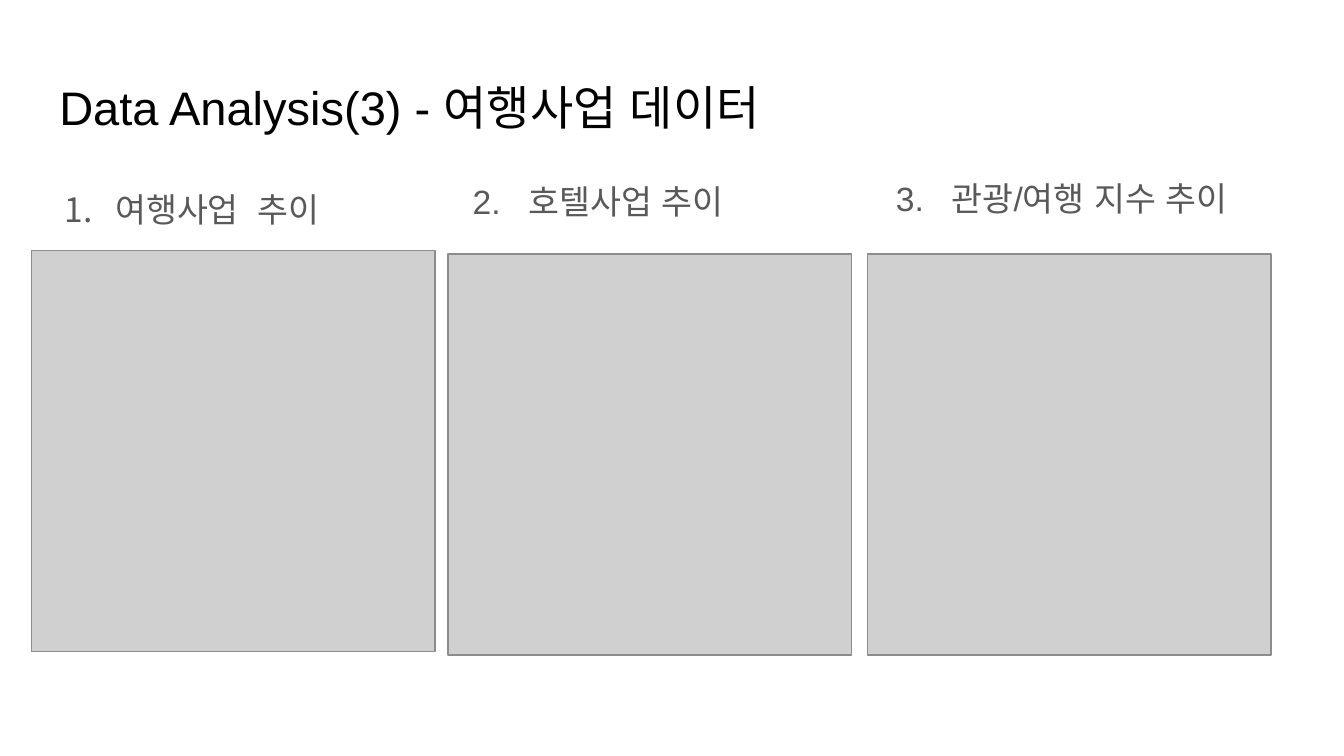
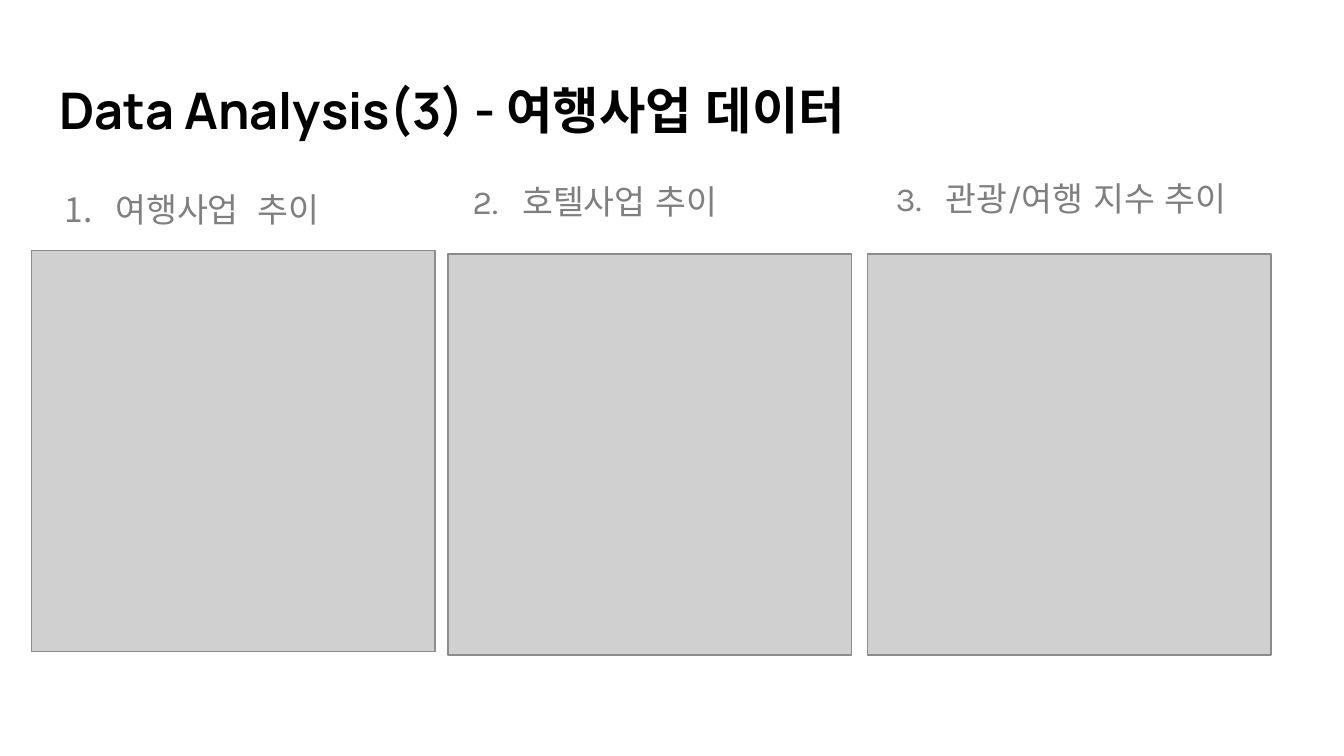
Before and after one commit to kurt7191/covid19, a slide deck: slide 23 of docs/COVID19 데이터 분석 (1).pptx (slide 22 before the commit). Drawn at 1344x756 pixels with LibreOffice and Linux fonts; fonts in the diff are those of the drawing; grey boxes stand for pictures. Boxes give left, top, right and bottom in pixels: in the first picture for what was removed or moved away, otherwise in the second. Text is boxed around its words. In the diff, an @@ line names an element or a change of style, - is before the commit and + after.

```diff
--- a/docs/COVID19 데이터 분석 (1).pptx
+++ b/docs/COVID19 데이터 분석 (1).pptx
@@ title "Data Analysis(3) - 여행사업 데이터" at (59, 84, 845, 141): size 25.2 to 27 pt, font Arial to Manrope, bold on @@
@@ text "여행사업 추이" at (115, 194, 320, 225): font Arial to Karla, text colour #595959 to #7F7F7F; bullet colour #595959 to #7F7F7F @@
@@ text "2. 호텔사업 추이" at (473, 186, 717, 217): font Arial to Karla, text colour #595959 to #7F7F7F @@
@@ text "3. 관광/여행 지수 추이" at (896, 183, 1226, 214): font Arial to Karla, text colour #595959 to #7F7F7F @@
```
Also in this commit, not shown: 23 other slides changed, 2 slides added, 5 other files.
